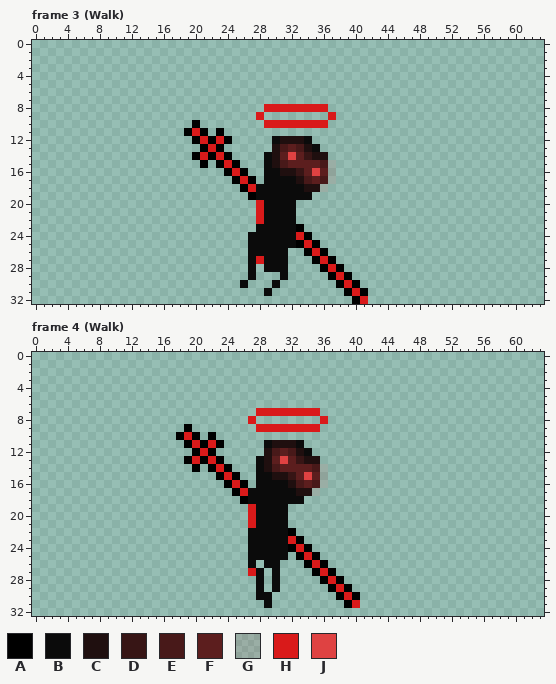
A pixel-art file gets an edit: Assets/Zombies/SwordBucketZombie.aseprite. The picture above was drawn from the file before the commit.
64x33 pixels, 26 frames. Colours within 5 levels of each other are drawn and written as one. Shown: frame 3 (Walk), frame 4 (Walk). The commit also changed other frames, which this record leaves out.
Visible layers, top first: "BloodDrip", "Zombie", "Sword".
Palette (. is transparent): A #000000  B #0b0b0b  C #1f0f0f  D #371515  E #481919  F #5c1e1e  G #b82b2b1c  H #d91a1a  J #df4242
Pixels before, frame 3 (Walk), first column x 19:
 8 ..........HHHHHHHH.....
 9 .........H........H....
10 .A........HHHHHHHH.....
11 AHA.A..................
12 .AHAHA.....BCCCB.......
13 ..AHA......CEFECB......
14 .AHAHA....BCFJFDCC.....
15 ..A.AHA...BCEFFFFEG....
16 .....AHA..BBCCDFJFG....
17 ......AHA.BBBBCEFEG....
18 .......AHBBBBBBCCG.....
19 ........ABBBBBBB.......
20 .........HBBBB.........
21 .........HBBBB.........
22 .........HBBBB.........
23 .........BBBBBA........
24 ........BBBBBBHA.......
25 ........BBBBBBAHA......
26 ........BBBBB..AHA.....
27 ........BHBBB...AHA....
28 ........B.BBB....AHA...
29 ........B...B.....AHA..
30 .......B...B.......AHA.
31 ..........B.........AHA
32 .....................AH
Pixels before, frame 4 (Walk), first column x 18:
 7 ..........HHHHHHHH.....
 8 .........H........H....
 9 .A........HHHHHHHH.....
10 AHA.A..................
11 .AHAHA.....BCCCB.......
12 ..AHA......CEFECB......
13 .AHAHA....BCFJFDCC.....
14 ..A.AHA...BCEFFFFEG....
15 .....AHA..BBCCDFJFG....
16 ......AHA.BBBBCEFEG....
17 .......AHBBBBBBCCG.....
18 ........ABBBBBBB.......
19 .........HBBBB.........
20 .........HBBBB.........
21 .........HBBBB.........
22 .........BBBBBA........
23 .........BBBBBHA.......
24 .........BBBBBAHA......
25 .........BBBBB.AHA.....
26 .........B.BB...AHA....
27 .........HB.B....AHA...
28 ..........B.B.....AHA..
29 ..........B.B......AHA.
30 ..........BB........AHA
31 ...........B.........AH
Now the later version:
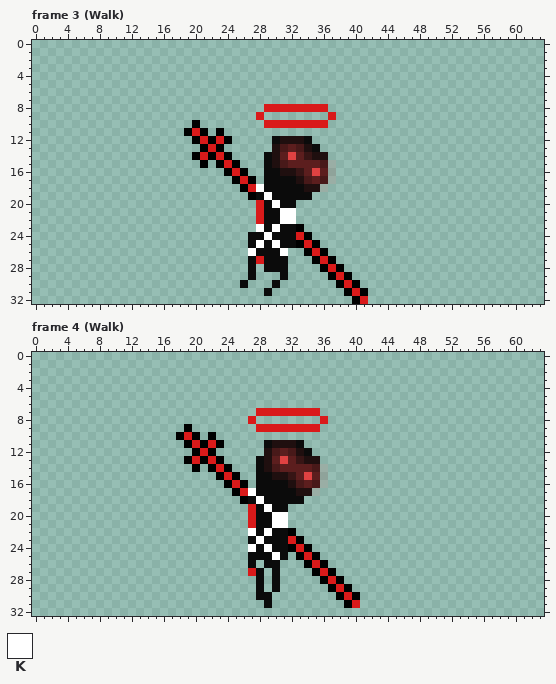
Colours new in this view: K #ffffff
The exact change:
layer "Webs" added
Frame 3 (Walk), layer "Webs":
y 18: x 28 B -> K
y 19: x 29 B -> K
y 20: x 30 B -> K
y 21..22: x 31..32 BB -> KK
y 23: x 28 B -> K; x 30 B -> K
y 24: x 29 B -> K
y 25: x 28 B -> K; x 30 B -> K
y 26: x 27 B -> K; x 31 B -> K
Frame 4 (Walk), layer "Webs":
y 17: x 27 B -> K
y 18: x 28 B -> K
y 19: x 29 B -> K
y 20..21: x 30..31 BB -> KK
y 22: x 27 B -> K; x 29 B -> K
y 23: x 28 B -> K
y 24: x 27 B -> K; x 29 B -> K
y 25: x 30 B -> K
Pixel boxes of the changes (left, top, right, bottom) in both pictures:
changed: (248, 184, 296, 256)
changed: (248, 488, 288, 560)
